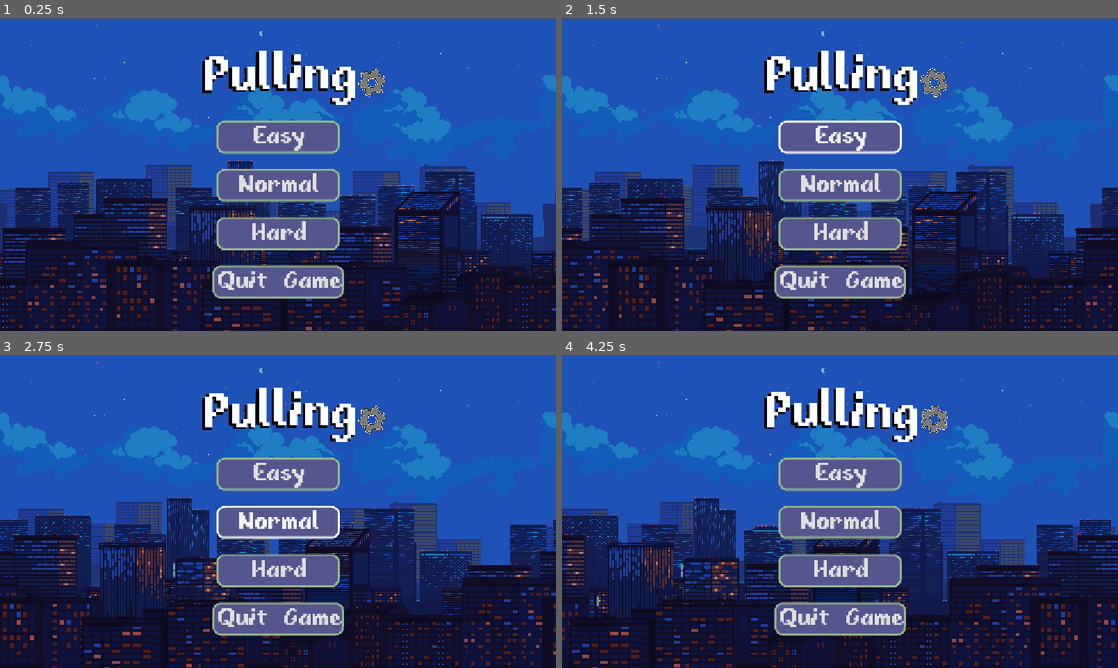
Above: before the commit, frames 1-4 (two rows, left to right).
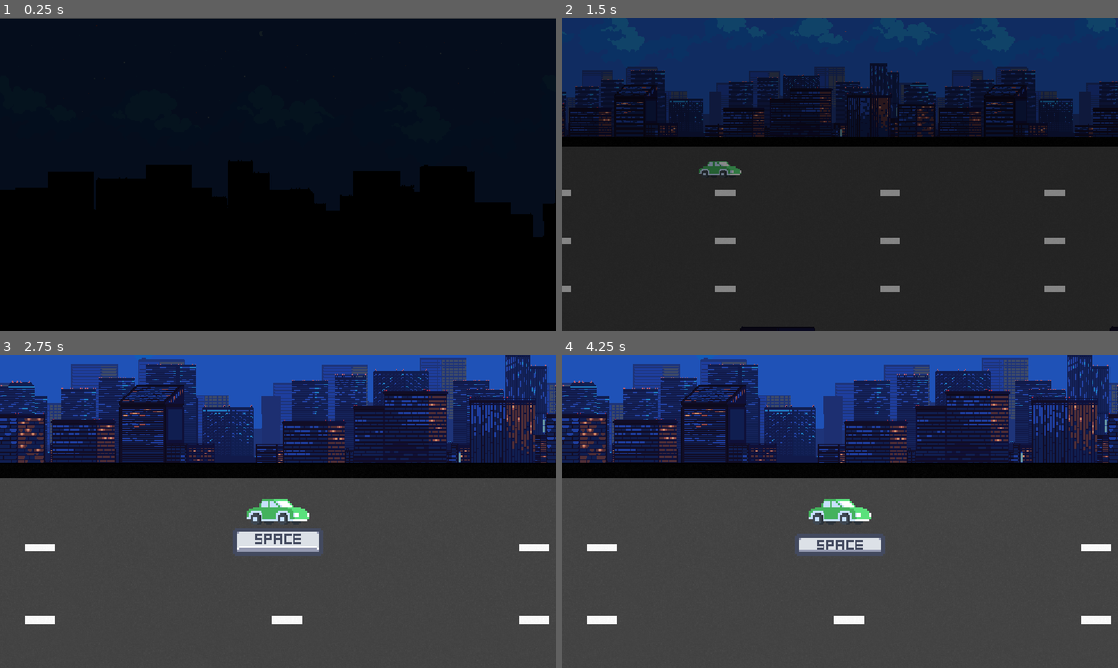
Above: after the commit, the same moments.

Repository: salmoncave/GWJ-99-On-Release
Game: Godot game, scene res://main.tscn
Two runs of this game, one before a commit and one after it. Both use one fixed random seed, a clock stepped at 60 frames per second and the inputs below. The engine's default icon, where the game draws it, is replaced by a stand-in: a white triangle on a blue panel in a dark square.
Inputs (mouse positions are in pixels of both pictures, inside the frame that each line leads up to):
- Up to frame 1 (0.25 s): no input
- Up to frame 2 (1.5 s): click (840, 136) at 0.5 s, where only the run before the commit has a clickable "Easy"; click (840, 136) at 1.25 s, where only the run before the commit has a clickable "Easy"
- Up to frame 3 (2.75 s): click (278, 520) at 2 s, where only the run before the commit has a clickable "Normal"
- Up to frame 4 (4.25 s): click (840, 520) at 2.75 s, where only the run before the commit has a clickable "Normal"; move the mouse to (962, 495) at 3.52 s; hold W (steer_up) from 3.53 s (still down); click (962, 495) at 3.67 s

The runs differ from the first frame. In frame 1, 100% of the frame differs, in the area x 0-100%, y 0-100%; in frame 2, 82%; in frame 3, 92%; in frame 4, 92%.

Commit message:
Added functionality to main menu

Diff:
--- a/wildjam-99/autoload/global.gd
+++ b/wildjam-99/autoload/global.gd
@@ -28,6 +28,10 @@
 var top_speed: float = 0
 var launches: int = 0
 
+var starting_spawn_interval: float = 2.5
+var spawn_interval_increase_time: float = 30.0
+var starting_gears: int = 3
+
 var road_lines: bool = true:
 	set(value):
 		road_lines = value
--- a/wildjam-99/autoload/signal_bus.gd
+++ b/wildjam-99/autoload/signal_bus.gd
@@ -6,6 +6,6 @@
 
 signal spawn_temporary_speed_lines
 
-signal level_restarted
+signal level_started
 
 signal road_lines_toggled(toggle: bool)
--- a/wildjam-99/game_scene/game_scene.gd
+++ b/wildjam-99/game_scene/game_scene.gd
@@ -14,6 +14,7 @@
 @onready var hud: GameHUD = %Hud
 @onready var road_object_spawner: RoadObjectSpawner = %RoadObjectSpawner
 @onready var spacebar_animated_sprite_2d: AnimatedSprite2D = %SpacebarAnimatedSprite2D
+@onready var fade_color_rect: ColorRect = %FadeColorRect
 
 var current_lane: int = 0
 var _num_lanes: int = 4
@@ -40,12 +41,18 @@
 		gears = clampi(value, 0, 3)
 
 func _ready() -> void:
+	gears = Global.starting_gears
+
 	_toggle_road_lines(Global.road_lines)
 	SignalBus.road_lines_toggled.connect(
 		_toggle_road_lines
 	)
 
 	_place_player_on_lane(0)
+
+	var tween := create_tween()
+	tween.tween_property(fade_color_rect, "modulate:a", 0.0, 0.75)
+
 	_start_pull_back_cutscene()
 
 	_lane_shift_speed = DEFAULT_LANE_SHIFT_SPEED
--- a/wildjam-99/game_scene/game_scene.tscn
+++ b/wildjam-99/game_scene/game_scene.tscn
@@ -293,5 +293,18 @@
 
 [node name="Hud" parent="CanvasLayer" unique_id=245830356 instance=ExtResource("14_f63yk")]
 unique_name_in_owner = true
+aesthetic_speed_multiplier = 0.1
+
+[node name="CanvasLayer2" type="CanvasLayer" parent="." unique_id=658823006]
+
+[node name="FadeColorRect" type="ColorRect" parent="CanvasLayer2" unique_id=758362840]
+unique_name_in_owner = true
+z_index = 50
+anchors_preset = 15
+anchor_right = 1.0
+anchor_bottom = 1.0
+grow_horizontal = 2
+grow_vertical = 2
+color = Color(0, 0, 0, 1)
 
 [editable path="RoadObjectSpawner"]
--- a/wildjam-99/game_scene/hud/game_hud.gd
+++ b/wildjam-99/game_scene/hud/game_hud.gd
@@ -53,7 +53,7 @@
 
 
 func _on_retry_button_pressed() -> void:
-	SignalBus.level_restarted.emit()
+	SignalBus.level_started.emit()
 
 
 func _on_quit_button_pressed() -> void:
--- a/wildjam-99/game_scene/hud/hud_theme.tres
+++ b/wildjam-99/game_scene/hud/hud_theme.tres
@@ -1,6 +1,19 @@
 [gd_resource type="Theme" format=3 uid="uid://dnvql51ifguuf"]
 
 [ext_resource type="FontFile" uid="uid://b2yrxdy1h1sgb" path="res://fonts/fibberish.ttf" id="1_ifhjx"]
+
+[sub_resource type="StyleBoxFlat" id="StyleBoxFlat_quc08"]
+content_margin_top = 8.0
+bg_color = Color(0.33333334, 0.3372549, 0.5529412, 1)
+border_width_left = 4
+border_width_top = 4
+border_width_right = 4
+border_width_bottom = 4
+border_color = Color(0.59607846, 0.72156864, 0.5529412, 1)
+corner_radius_top_left = 16
+corner_radius_top_right = 16
+corner_radius_bottom_right = 16
+corner_radius_bottom_left = 16
 
 [sub_resource type="StyleBoxFlat" id="StyleBoxFlat_ifhjx"]
 content_margin_top = 8.0
@@ -61,6 +74,7 @@
 
 [resource]
 default_font = ExtResource("1_ifhjx")
+Button/styles/disabled = SubResource("StyleBoxFlat_quc08")
 Button/styles/hover = SubResource("StyleBoxFlat_ifhjx")
 Button/styles/normal = SubResource("StyleBoxFlat_bn1a5")
 Button/styles/pressed = SubResource("StyleBoxFlat_se3xb")
--- a/wildjam-99/game_scene/road_objects/road_object_spawner.gd
+++ b/wildjam-99/game_scene/road_objects/road_object_spawner.gd
@@ -18,6 +18,7 @@
 var last_spawned_road_object: PackedScene = null
 
 @export var _spawn_interval_seconds: float = 1.5
+var _spawn_interval_increase_seconds: float = 30.0
 
 @onready var spawn_timer: Timer = %SpawnTimer
 @onready var despawn_marker_2d: Marker2D = %DespawnMarker2D
@@ -33,8 +34,11 @@
 	interval_increase_timer.paused = false
 
 func _ready() -> void:
-	spawn_timer.wait_time = _spawn_interval_seconds
-	spawn_timer.start()
+	_spawn_interval_seconds = Global.starting_spawn_interval
+	_spawn_interval_increase_seconds = Global.spawn_interval_increase_time
+
+	spawn_timer.start(_spawn_interval_seconds)
+	interval_increase_timer.start(_spawn_interval_increase_seconds)
 
 func spawn_new_road_object() -> void:
 	var spawn_lane := _get_next_spawning_lane()
--- a/wildjam-99/game_scene/road_objects/road_object_spawner.tscn
+++ b/wildjam-99/game_scene/road_objects/road_object_spawner.tscn
@@ -33,8 +33,7 @@
 
 [node name="IntervalIncreaseTimer" type="Timer" parent="." unique_id=1245526506]
 unique_name_in_owner = true
-wait_time = 10.0
-autostart = true
+wait_time = 30.0
 
 [connection signal="timeout" from="SpawnTimer" to="." method="_on_spawn_timer_timeout"]
 [connection signal="timeout" from="IntervalIncreaseTimer" to="." method="_on_interval_increase_timer_timeout"]
--- a/wildjam-99/main.gd
+++ b/wildjam-99/main.gd
@@ -7,8 +7,8 @@
 var menu_scene: MainMenuScene = null
 
 func _ready() -> void:
-	SignalBus.level_restarted.connect(
-		_on_signal_bus_level_restarted
+	SignalBus.level_started.connect(
+		_on_signal_bus_level_started
 	)
 
 	_spawn_main_menu_scene()
@@ -16,16 +16,25 @@
 func go_to_game() -> void:
 	_spawn_new_game_scene()
 
-func _on_signal_bus_level_restarted() -> void:
-	if game_scene:
-		game_scene.queue_free()
+func go_to_main_menu() -> void:
+	_spawn_main_menu_scene()
+
+func _on_signal_bus_level_started() -> void:
 	Global.reset_global()
 	_spawn_new_game_scene()
 
+func _clear_scenes() -> void:
+	if game_scene:
+		game_scene.queue_free()
+	if menu_scene:
+		menu_scene.queue_free()
+
 func _spawn_new_game_scene() -> void:
+	_clear_scenes()
 	game_scene = GAME_SCENE.instantiate() as GameScene
 	add_child(game_scene)
 
 func _spawn_main_menu_scene() -> void:
+	_clear_scenes()
 	menu_scene = MAIN_MENU_SCENE.instantiate()
 	add_child(menu_scene)
--- a/wildjam-99/main_menu/main_menu_scene.gd
+++ b/wildjam-99/main_menu/main_menu_scene.gd
@@ -1 +1,48 @@
 class_name MainMenuScene extends Node
+
+@onready var animation_player_2: AnimationPlayer = $AnimationPlayer2
+
+@export var buttons: Array[Button]
+
+func _ready() -> void:
+	animation_player_2.play_backwards("start_game")
+
+func start_game(difficulty: int) -> void:
+	for button in buttons:
+		button.disabled = true
+
+	Global.reset_global()
+	animation_player_2.play("start_game")
+
+	await animation_player_2.animation_finished
+
+	match difficulty:
+		0:
+			Global.car_speed = Global.CAR_MIN_SPEED
+			Global.starting_spawn_interval = 3.0
+			Global.spawn_interval_increase_time = 30.0
+			Global.starting_gears = 3
+		1:
+			Global.car_speed = Global.CAR_MIN_SPEED * 1.5
+			Global.starting_spawn_interval = 2.0
+			Global.spawn_interval_increase_time = 20.0
+			Global.starting_gears = 1
+		2:
+			Global.car_speed = Global.CAR_MIN_SPEED * 2.0
+			Global.starting_spawn_interval = 1.5
+			Global.spawn_interval_increase_time = 20.0
+			Global.starting_gears = 0
+
+	SignalBus.level_started.emit()
+
+func _on_start_button_pressed() -> void:
+	start_game(0)
+
+func _on_start_button_2_pressed() -> void:
+	start_game(1)
+
+func _on_start_button_3_pressed() -> void:
+	start_game(2)
+
+func _on_quit_button_pressed() -> void:
+	get_tree().quit()
--- a/wildjam-99/main_menu/main_menu_scene.tscn
+++ b/wildjam-99/main_menu/main_menu_scene.tscn
@@ -22,6 +22,90 @@
 "transitions": PackedFloat32Array(1),
 "update": 0,
 "values": [0.0]
+}
+tracks/1/type = "value"
+tracks/1/imported = false
+tracks/1/enabled = true
+tracks/1/path = NodePath("Background/Parallax2D4/5:self_modulate")
+tracks/1/interp = 1
+tracks/1/loop_wrap = true
+tracks/1/keys = {
+"times": PackedFloat32Array(0),
+"transitions": PackedFloat32Array(1),
+"update": 0,
+"values": [Color(1, 1, 1, 1)]
+}
+tracks/2/type = "value"
+tracks/2/imported = false
+tracks/2/enabled = true
+tracks/2/path = NodePath("Background/Parallax2D3/4:self_modulate")
+tracks/2/interp = 1
+tracks/2/loop_wrap = true
+tracks/2/keys = {
+"times": PackedFloat32Array(0),
+"transitions": PackedFloat32Array(1),
+"update": 0,
+"values": [Color(1, 1, 1, 1)]
+}
+tracks/3/type = "value"
+tracks/3/imported = false
+tracks/3/enabled = true
+tracks/3/path = NodePath("Background/Parallax2D2/3:self_modulate")
+tracks/3/interp = 1
+tracks/3/loop_wrap = true
+tracks/3/keys = {
+"times": PackedFloat32Array(0),
+"transitions": PackedFloat32Array(1),
+"update": 0,
+"values": [Color(1, 1, 1, 1)]
+}
+tracks/4/type = "value"
+tracks/4/imported = false
+tracks/4/enabled = true
+tracks/4/path = NodePath("Background/Parallax2D/2:self_modulate")
+tracks/4/interp = 1
+tracks/4/loop_wrap = true
+tracks/4/keys = {
+"times": PackedFloat32Array(0),
+"transitions": PackedFloat32Array(1),
+"update": 0,
+"values": [Color(1, 1, 1, 1)]
+}
+tracks/5/type = "value"
+tracks/5/imported = false
+tracks/5/enabled = true
+tracks/5/path = NodePath("Background/1:self_modulate")
+tracks/5/interp = 1
+tracks/5/loop_wrap = true
+tracks/5/keys = {
+"times": PackedFloat32Array(0),
+"transitions": PackedFloat32Array(1),
+"update": 0,
+"values": [Color(1, 1, 1, 1)]
+}
+tracks/6/type = "value"
+tracks/6/imported = false
+tracks/6/enabled = true
+tracks/6/path = NodePath("Sprite2D:self_modulate")
+tracks/6/interp = 1
+tracks/6/loop_wrap = true
+tracks/6/keys = {
+"times": PackedFloat32Array(0),
+"transitions": PackedFloat32Array(1),
+"update": 0,
+"values": [Color(1, 1, 1, 1)]
+}
+tracks/7/type = "value"
+tracks/7/imported = false
+tracks/7/enabled = true
+tracks/7/path = NodePath("CanvasLayer/Control:modulate")
+tracks/7/interp = 1
+tracks/7/loop_wrap = true
+tracks/7/keys = {
+"times": PackedFloat32Array(0),
+"transitions": PackedFloat32Array(1),
+"update": 0,
+"values": [Color(1, 1, 1, 1)]
 }
 
 [sub_resource type="Animation" id="Animation_x1yhy"]
@@ -41,14 +125,104 @@
 "values": [0.0, 6.283185307179586]
 }
 
+[sub_resource type="Animation" id="Animation_it65c"]
+resource_name = "start_game"
+length = 3.0000000000000004
+tracks/0/type = "value"
+tracks/0/imported = false
+tracks/0/enabled = true
+tracks/0/path = NodePath("Background/Parallax2D4/5:self_modulate")
+tracks/0/interp = 1
+tracks/0/loop_wrap = true
+tracks/0/keys = {
+"times": PackedFloat32Array(0, 1),
+"transitions": PackedFloat32Array(1, 1),
+"update": 0,
+"values": [Color(1, 1, 1, 1), Color(0, 0, 0, 1)]
+}
+tracks/1/type = "value"
+tracks/1/imported = false
+tracks/1/enabled = true
+tracks/1/path = NodePath("Background/Parallax2D3/4:self_modulate")
+tracks/1/interp = 1
+tracks/1/loop_wrap = true
+tracks/1/keys = {
+"times": PackedFloat32Array(0.5, 1.5),
+"transitions": PackedFloat32Array(1, 1),
+"update": 0,
+"values": [Color(1, 1, 1, 1), Color(0, 0, 0, 1)]
+}
+tracks/2/type = "value"
+tracks/2/imported = false
+tracks/2/enabled = true
+tracks/2/path = NodePath("Background/Parallax2D2/3:self_modulate")
+tracks/2/interp = 1
+tracks/2/loop_wrap = true
+tracks/2/keys = {
+"times": PackedFloat32Array(1, 2),
+"transitions": PackedFloat32Array(1, 1),
+"update": 0,
+"values": [Color(1, 1, 1, 1), Color(0, 0, 0, 1)]
+}
+tracks/3/type = "value"
+tracks/3/imported = false
+tracks/3/enabled = true
+tracks/3/path = NodePath("Background/Parallax2D/2:self_modulate")
+tracks/3/interp = 1
+tracks/3/loop_wrap = true
+tracks/3/keys = {
+"times": PackedFloat32Array(1.5, 2.5),
+"transitions": PackedFloat32Array(1, 1),
+"update": 0,
+"values": [Color(1, 1, 1, 1), Color(0, 0, 0, 1)]
+}
+tracks/4/type = "value"
+tracks/4/imported = false
+tracks/4/enabled = true
+tracks/4/path = NodePath("Background/1:self_modulate")
+tracks/4/interp = 1
+tracks/4/loop_wrap = true
+tracks/4/keys = {
+"times": PackedFloat32Array(1.5, 3),
+"transitions": PackedFloat32Array(1, 1),
+"update": 0,
+"values": [Color(1, 1, 1, 1), Color(0, 0, 0, 1)]
+}
+tracks/5/type = "value"
+tracks/5/imported = false
+tracks/5/enabled = true
+tracks/5/path = NodePath("Sprite2D:self_modulate")
+tracks/5/interp = 1
+tracks/5/loop_wrap = true
+tracks/5/keys = {
+"times": PackedFloat32Array(0, 1),
+"transitions": PackedFloat32Array(1, 1),
+"update": 0,
+"values": [Color(1, 1, 1, 1), Color(0, 0, 0, 0)]
+}
+tracks/6/type = "value"
+tracks/6/imported = false
+tracks/6/enabled = true
+tracks/6/path = NodePath("CanvasLayer/Control:modulate")
+tracks/6/interp = 1
+tracks/6/loop_wrap = true
+tracks/6/keys = {
+"times": PackedFloat32Array(0, 1),
+"transitions": PackedFloat32Array(1, 1),
+"update": 0,
+"values": [Color(1, 1, 1, 1), Color(0, 0, 0, 0)]
+}
+
 [sub_resource type="AnimationLibrary" id="AnimationLibrary_it65c"]
 _data = {
 &"RESET": SubResource("Animation_bn1a5"),
-&"new_animation": SubResource("Animation_x1yhy")
-}
-
-[node name="MainMenu" type="Node" unique_id=541300866]
+&"new_animation": SubResource("Animation_x1yhy"),
+&"start_game": SubResource("Animation_it65c")
+}
+
+[node name="MainMenu" type="Node" unique_id=541300866 node_paths=PackedStringArray("buttons")]
 script = ExtResource("1_fm1c0")
+buttons = [NodePath("CanvasLayer/Control/VBoxContainer/StartButton"), NodePath("CanvasLayer/Control/VBoxContainer/StartButton2"), NodePath("CanvasLayer/Control/VBoxContainer/StartButton3"), NodePath("CanvasLayer/Control/VBoxContainer/QuitButton")]
 
 [node name="Background" type="Node2D" parent="." unique_id=300300318]
 scale = Vector2(2, 2)
@@ -124,12 +298,13 @@
 theme_override_constants/outline_size = 0
 theme_override_font_sizes/normal_font_size = 128
 bbcode_enabled = true
-text = "[wave]Pulling"
+text = "[wave]Pullang"
 fit_content = true
 autowrap_mode = 0
 vertical_alignment = 1
 
 [node name="StartButton" type="Button" parent="CanvasLayer/Control/VBoxContainer" unique_id=1070262116]
+unique_name_in_owner = true
 custom_minimum_size = Vector2(256, 64)
 layout_mode = 2
 size_flags_horizontal = 4
@@ -138,6 +313,7 @@
 text = "Easy"
 
 [node name="StartButton2" type="Button" parent="CanvasLayer/Control/VBoxContainer" unique_id=455889878]
+unique_name_in_owner = true
 custom_minimum_size = Vector2(256, 64)
 layout_mode = 2
 size_flags_horizontal = 4
@@ -146,6 +322,7 @@
 text = "Normal"
 
 [node name="StartButton3" type="Button" parent="CanvasLayer/Control/VBoxContainer" unique_id=1502695921]
+unique_name_in_owner = true
 custom_minimum_size = Vector2(256, 64)
 layout_mode = 2
 size_flags_horizontal = 4
@@ -154,6 +331,7 @@
 text = "Hard"
 
 [node name="QuitButton" type="Button" parent="CanvasLayer/Control/VBoxContainer" unique_id=480124580]
+unique_name_in_owner = true
 custom_minimum_size = Vector2(256, 64)
 layout_mode = 2
 size_flags_horizontal = 4
@@ -165,6 +343,15 @@
 libraries/ = SubResource("AnimationLibrary_it65c")
 autoplay = &"new_animation"
 
+[node name="AnimationPlayer2" type="AnimationPlayer" parent="." unique_id=425869498]
+libraries/ = SubResource("AnimationLibrary_it65c")
+autoplay = &"new_animation"
+
 [node name="Sprite2D" type="Sprite2D" parent="." unique_id=947119105]
-position = Vector2(195, -191)
+position = Vector2(206, -193)
 texture = ExtResource("8_bn1a5")
+
+[connection signal="pressed" from="CanvasLayer/Control/VBoxContainer/StartButton" to="." method="_on_start_button_pressed"]
+[connection signal="pressed" from="CanvasLayer/Control/VBoxContainer/StartButton2" to="." method="_on_start_button_2_pressed"]
+[connection signal="pressed" from="CanvasLayer/Control/VBoxContainer/StartButton3" to="." method="_on_start_button_3_pressed"]
+[connection signal="pressed" from="CanvasLayer/Control/VBoxContainer/QuitButton" to="." method="_on_quit_button_pressed"]
